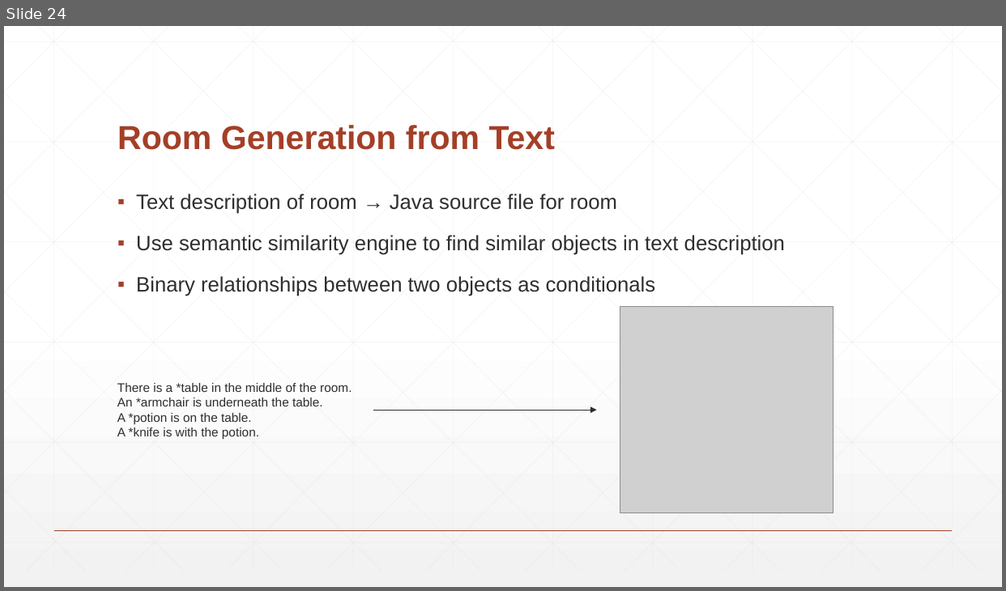
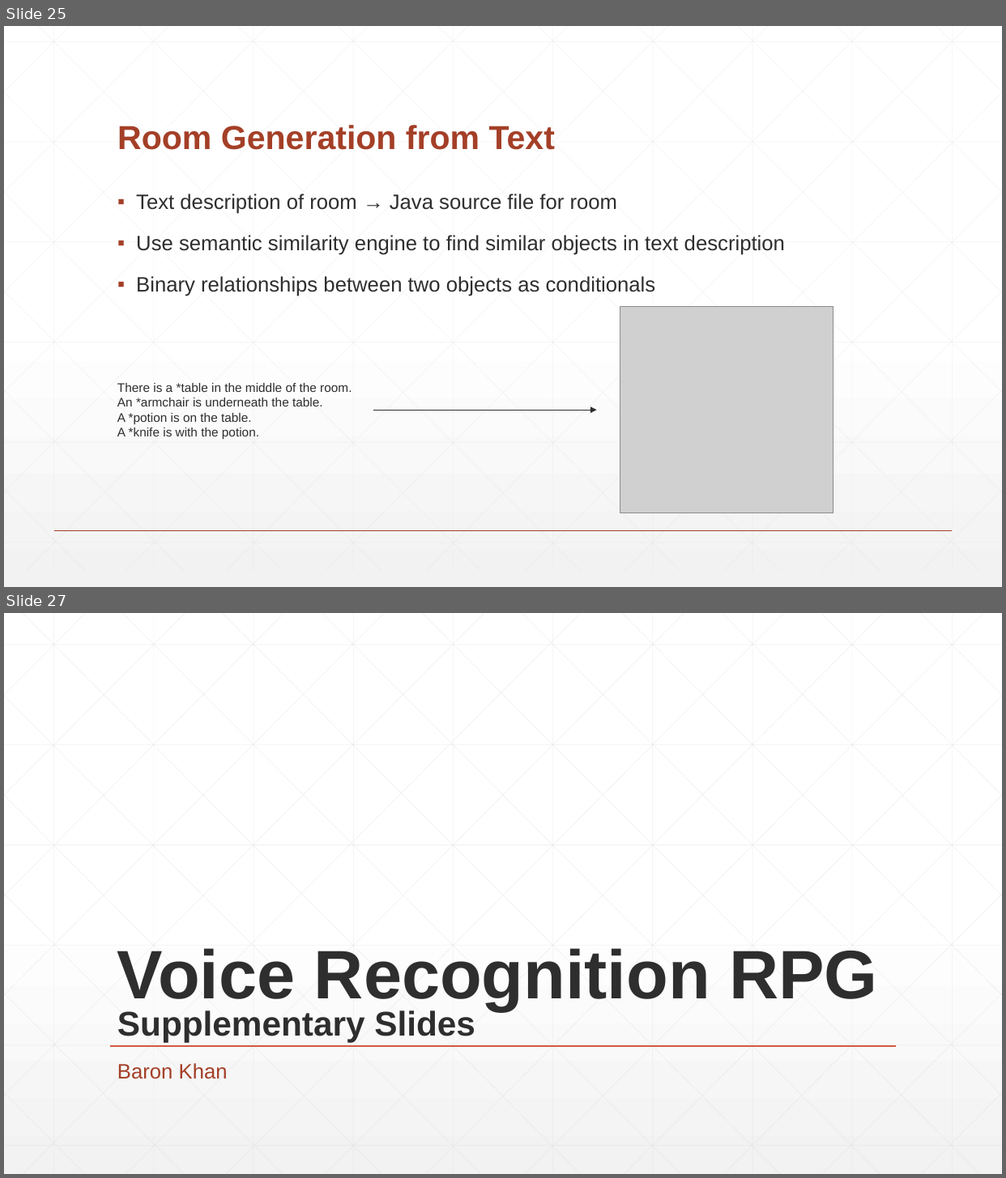
Before and after one commit to BaronKhan/VoiceRecognitionRPG, a slide deck: presentation/presentation.pptx. Shown one above the other, each under a label of ours: slide 24 before the commit, slides 25 and 27 after it; the slides between them are not shown. The pictures are 1006x591 and 1006x1178 pixels, drawn with LibreOffice and Linux fonts; fonts in the diff are those of the drawing; grey boxes stand for pictures. Boxes give left, top, right and bottom in pixels: in the first picture for what was removed or moved away, otherwise in the second. Text is boxed around its words. In the diff, an @@ line names an element or a change of style, - is before the commit and + after.

```diff
--- a/presentation/presentation.pptx
+++ b/presentation/presentation.pptx
@@ slide 27 added at <box>4,613,1002,1174</box>, background gradient #FFFFFF to #F2F2F2 @@
@@ title added at <box>117,948,877,1042</box>, 66 pt, text #2D2E2D, bold @@
+Voice Recognition RPG
+Supplementary Slides
@@ line added from (110, 1046) to (897, 1046), #D15A3E 1 pt @@
@@ subtitle added at <box>117,1063,228,1080</box>, 20 pt, text #A43F27 @@
+Baron Khan
@@ group added at <box>4,613,1002,1174</box>: 46 lines @@
@@ what was slide 24 is now slide 25 @@
```
Also in this commit, not shown: 7 slides changed, 9 other slides added, 3 other files.
